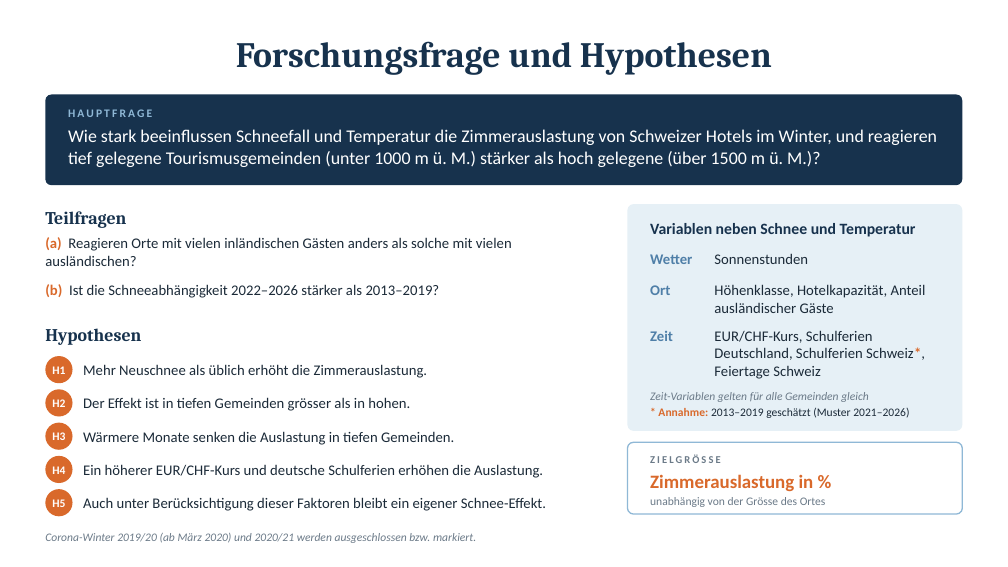
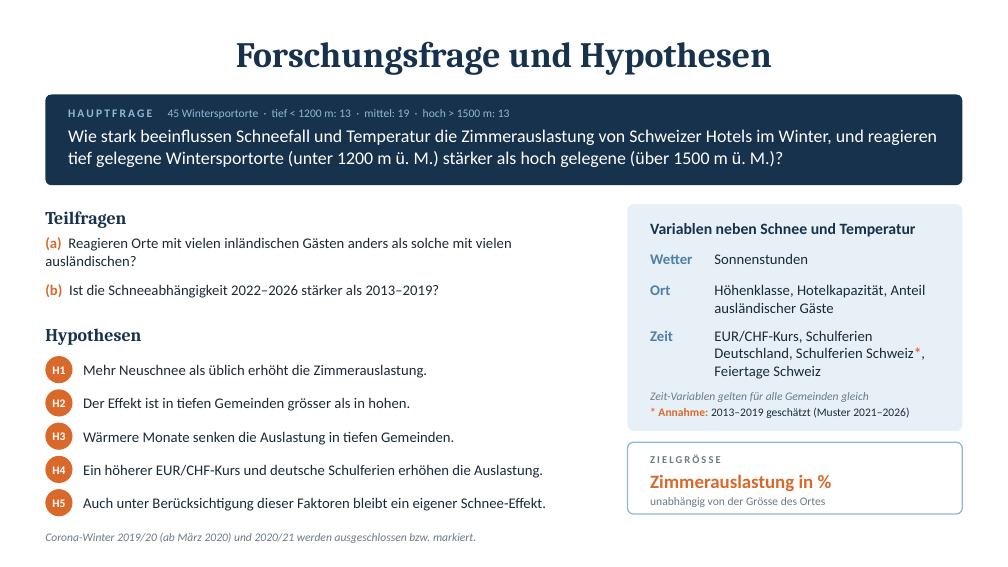
Before and after one commit to aakset/wintertourismus-schnee, a slide deck: slide 1 of presentation/folie_05_forschungsfrage.pptx. Drawn at 1008x567 pixels with LibreOffice and Linux fonts; fonts in the diff are those of the drawing. Boxes give left, top, right and bottom in pixels: in the first picture for what was removed or moved away, otherwise in the second. Text is boxed around its words. In the diff, an @@ line names an element or a change of style, - is before the commit and + after.

```diff
--- a/presentation/folie_05_forschungsfrage.pptx
+++ b/presentation/folie_05_forschungsfrage.pptx
@@ text at (x1=68, y1=109, x2=510, y2=119): text changed; bold off @@
-HAUPTFRAGE
+HAUPTFRAGE 45 Wintersportorte · tief < 1200 m: 13 · mittel: 19 · hoch > 1500 m: 13
@@ text at (x1=68, y1=129, x2=937, y2=167): text changed @@
-Wie stark beeinflussen Schneefall und Temperatur die Zimmerauslastung von Schweizer Hotels im Winter, und reagieren tief gelegene Tourismusgemeinden (unter 1000 m ü. M.) stärker als hoch gelegene (über 1500 m ü. M.)?
+Wie stark beeinflussen Schneefall und Temperatur die Zimmerauslastung von Schweizer Hotels im Winter, und reagieren tief gelegene Wintersportorte (unter 1200 m ü. M.) stärker als hoch gelegene (über 1500 m ü. M.)?
```
Also in this commit, not shown: 3 other files.
